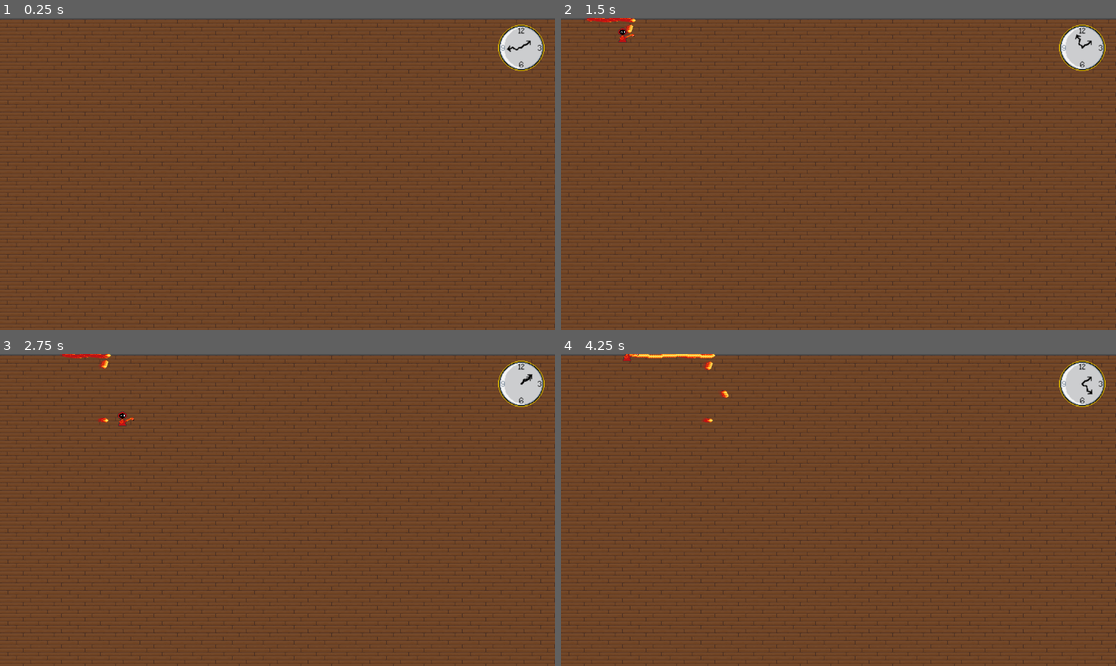
Above: before the commit, frames 1-4 (two rows, left to right).
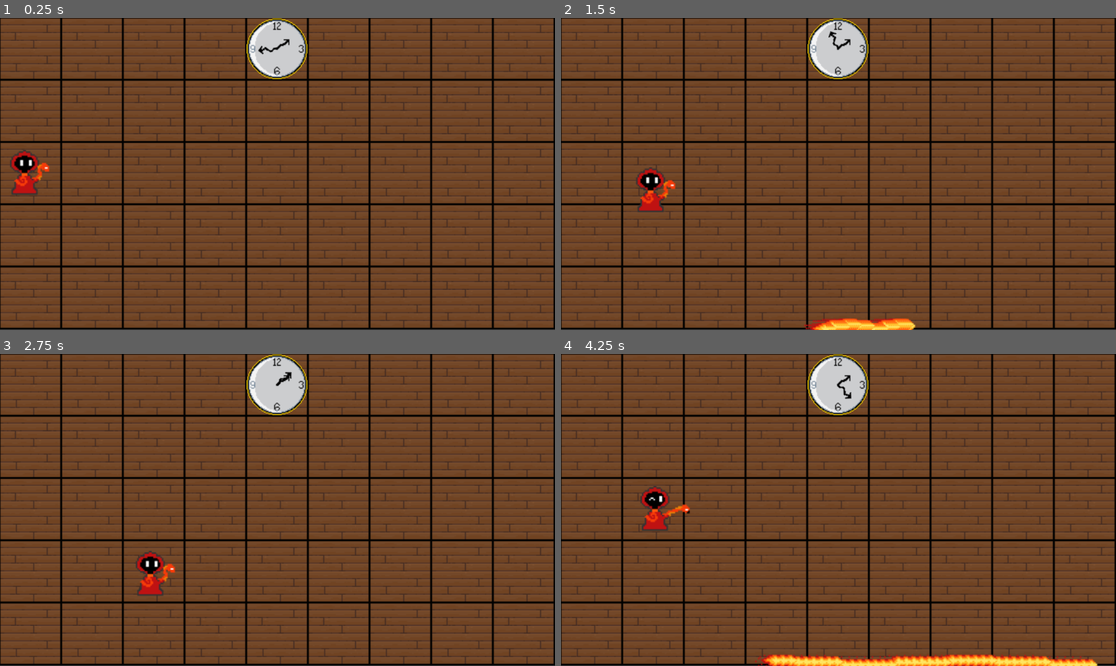
Above: after the commit, the same moments.

Repository: tredden330/Pixel_Wiz
Game: Godot game, scene res://level.tscn
Two runs of this game, one before a commit and one after it. Both use one fixed random seed, a clock stepped at 60 frames per second and the inputs below.
Inputs:
- Up to frame 1 (0.25 s): no input
- Up to frame 2 (1.5 s): hold D (right) 0.53-1.28 s; hold Right (fireball) 0.53-1.28 s; hold S (down) from 1.28 s (still down); tap Right (fireball) at 1.35 s
- Up to frame 3 (2.75 s): release S (down) at 2.03 s; hold D (right) from 2.03 s (still down); hold Down (move_down_2) from 2.03 s (still down); tap Right (fireball) at 2.3 s
- Up to frame 4 (4.25 s): release D (right) at 2.78 s; release Down (move_down_2) at 2.78 s; hold W (move_up_1) 2.78-3.53 s; tap Up (move_up_2) at 2.85 s; tap Right (fireball) at 3.05 s; hold A (left) from 3.53 s (still down); hold Right (fireball) from 3.53 s (still down)

The runs differ from the first frame. In frame 1, 22% of the frame differs, in the area x 0-100%, y 0-100%; in frame 2, 23%; in frame 3, 22%; in frame 4, 24%.

Commit message:
Some visuals

Diff:
--- a/wizard_battler/Scripts/player_movement.gd
+++ b/wizard_battler/Scripts/player_movement.gd
@@ -33,3 +33,6 @@
 
 		idleAnimation.hide()
 		castingAnimation.show()
+	else:
+		idleAnimation.show()
+		castingAnimation.hide()
--- a/wizard_battler/fireball.gd
+++ b/wizard_battler/fireball.gd
@@ -1,6 +1,6 @@
 extends Node2D
 
-var speed = 1.0
+var speed = 5.0
 
 # Called when the node enters the scene tree for the first time.
 func _ready():
--- a/wizard_battler/fireball.tscn
+++ b/wizard_battler/fireball.tscn
@@ -30,6 +30,7 @@
 script = ExtResource("1_jkspi")
 
 [node name="AnimatedSprite2D" type="AnimatedSprite2D" parent="."]
+scale = Vector2(1.5, 1.5)
 sprite_frames = SubResource("SpriteFrames_xfkkv")
 autoplay = "default"
 frame_progress = 0.696094
--- a/wizard_battler/floor.tscn
+++ b/wizard_battler/floor.tscn
@@ -3,10 +3,14 @@
 [ext_resource type="Texture2D" uid="uid://bqt58rrql2lj7" path="res://Graphics/Tiles/WoodTile.png" id="1_fn5pt"]
 
 [node name="Floor" type="Node2D"]
+position = Vector2(1, -1)
+scale = Vector2(2, 2)
 
 [node name="Sprite2D" type="Sprite2D" parent="."]
 texture_repeat = 2
-position = Vector2(668, 379)
+position = Vector2(-1, -1.49012e-08)
+scale = Vector2(1, 1.01)
 texture = ExtResource("1_fn5pt")
+centered = false
 region_enabled = true
-region_rect = Rect2(-703.255, -376.618, 1336.72, 759.5)
+region_rect = Rect2(0, 0, 578, 321)
--- a/wizard_battler/level.tscn
+++ b/wizard_battler/level.tscn
@@ -1,23 +1,18 @@
-[gd_scene load_steps=6 format=3 uid="uid://c0568nyr02eu0"]
+[gd_scene load_steps=5 format=3 uid="uid://c0568nyr02eu0"]
 
 [ext_resource type="Script" path="res://level.gd" id="1_4c6x7"]
 [ext_resource type="PackedScene" uid="uid://ccos6b67hpvga" path="res://floor.tscn" id="1_chu3p"]
 [ext_resource type="PackedScene" uid="uid://bb0wxkjct7qbb" path="res://player_1.tscn" id="2_vg8ex"]
-[ext_resource type="PackedScene" path="res://clock.tscn" id="4_uvoia"]
-[ext_resource type="PackedScene" uid="uid://qvbdt7hbb1co" path="res://fireball.tscn" id="6_qbljj"]
+[ext_resource type="PackedScene" uid="uid://borx6ycps6fvi" path="res://clock.tscn" id="4_uvoia"]
 
 [node name="Level" type="Node2D"]
 script = ExtResource("1_4c6x7")
 
 [node name="Floor" parent="." instance=ExtResource("1_chu3p")]
-position = Vector2(0, 4)
-
-[node name="Fireball" parent="." instance=ExtResource("6_qbljj")]
-visible = false
-position = Vector2(449, 195)
 
 [node name="Player1" parent="." instance=ExtResource("2_vg8ex")]
+position = Vector2(72, 322)
 
 [node name="Clock" parent="." instance=ExtResource("4_uvoia")]
-position = Vector2(1082, 62)
-scale = Vector2(1.49, 1.49)
+position = Vector2(575, 64)
+scale = Vector2(1.97, 1.97)
--- a/wizard_battler/player_1.tscn
+++ b/wizard_battler/player_1.tscn
@@ -5,10 +5,10 @@
 [ext_resource type="Texture2D" uid="uid://dyb7t5xnaiuen" path="res://Graphics/Fire/Fire Wizard1.png" id="3_jefqg"]
 
 [node name="Player1" type="Node2D"]
+scale = Vector2(3, 3)
 script = ExtResource("1_e0jcg")
 
 [node name="Fire_Casting" type="Sprite2D" parent="."]
-visible = false
 texture = ExtResource("3_jefqg")
 
 [node name="Fire_Idle" type="Sprite2D" parent="."]
Binary file changed: wizard_battler/Graphics/Tiles/WoodTile.png
